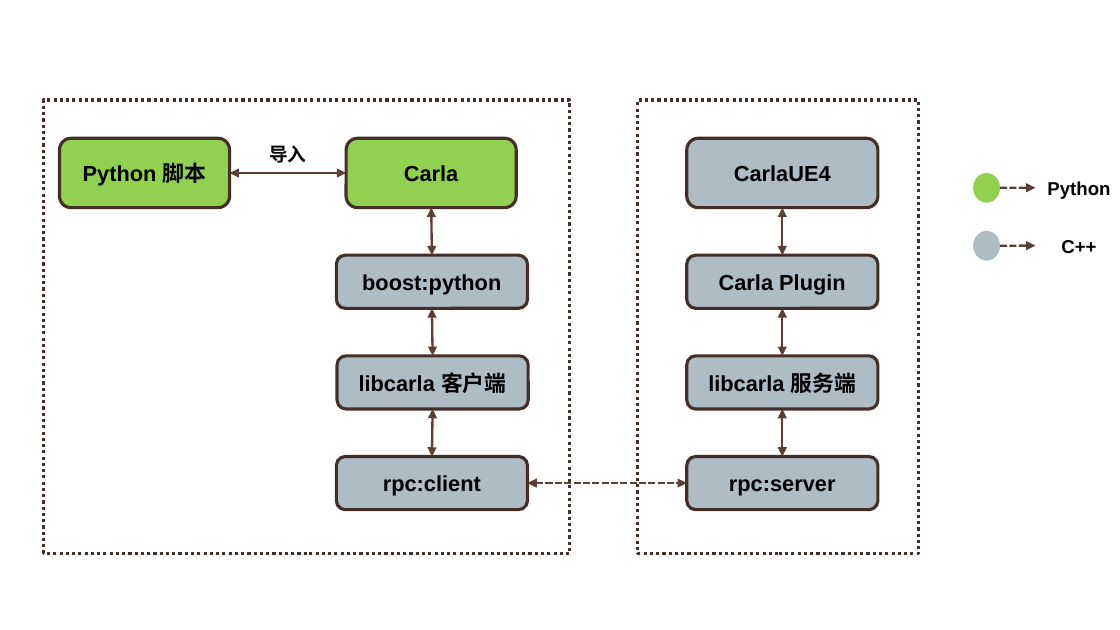
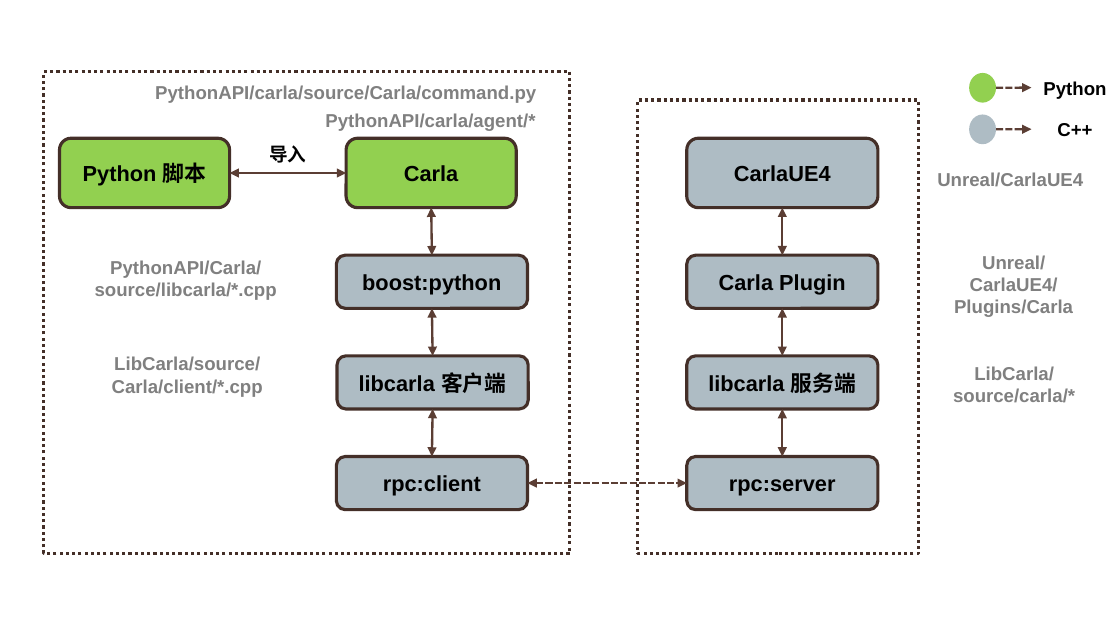
Before and after one commit to OpenHUTB/carla_doc, a slide deck: slide 2 of docs/img/Carla.pptx. Drawn at 1120x630 pixels with LibreOffice and Linux fonts; fonts in the diff are those of the drawing. Boxes give left, top, right and bottom in pixels: in the first picture for what was removed or moved away, otherwise in the second. Text is boxed around its words. In the diff, an @@ line names an element or a change of style, - is before the commit and + after.

```diff
--- a/docs/img/Carla.pptx
+++ b/docs/img/Carla.pptx
@@ rectangle: place and size @@
-rectangle at bbox=[44, 100, 570, 553]
+rectangle at bbox=[44, 72, 570, 553]
@@ text added at bbox=[155, 85, 536, 103], 12 pt, text #808080, bold @@
+PythonAPI/carla/source/Carla/command.py
@@ 1 text, 1 ellipse, 1 arrow: place and size @@
-1 text, 1 ellipse, 1 arrow at bbox=[973, 172, 1120, 203]
+1 text, 1 ellipse, 1 arrow at bbox=[969, 73, 1106, 103]
@@ rectangle added at bbox=[307, 110, 554, 132], fill #FFFFFF, 12 pt, text #808080, bold @@
+PythonAPI/carla/agent/*
@@ 1 text, 1 ellipse, 1 arrow: place and size @@
-1 text, 1 ellipse, 1 arrow at bbox=[973, 231, 1096, 261]
+1 text, 1 ellipse, 1 arrow at bbox=[969, 114, 1092, 144]
@@ text added at bbox=[937, 172, 1083, 187], 12 pt, text #808080, bold @@
+Unreal/CarlaUE4
@@ rectangle added at bbox=[65, 260, 307, 297], fill #FFFFFF, 12 pt, text #808080, bold @@
+PythonAPI/Carla/source/libcarla/*.cpp
@@ text added at bbox=[954, 255, 1073, 317], 12 pt, text #808080, bold @@
+Unreal/CarlaUE4/Plugins/Carla
@@ rectangle added at bbox=[75, 356, 300, 393], fill #FFFFFF, 12 pt, text #808080, bold @@
+LibCarla/source/Carla/client/*.cpp
@@ text added at bbox=[953, 366, 1075, 403], 12 pt, text #808080, bold @@
+LibCarla/source/carla/*
```
Also in this commit, not shown: 2 other files.
